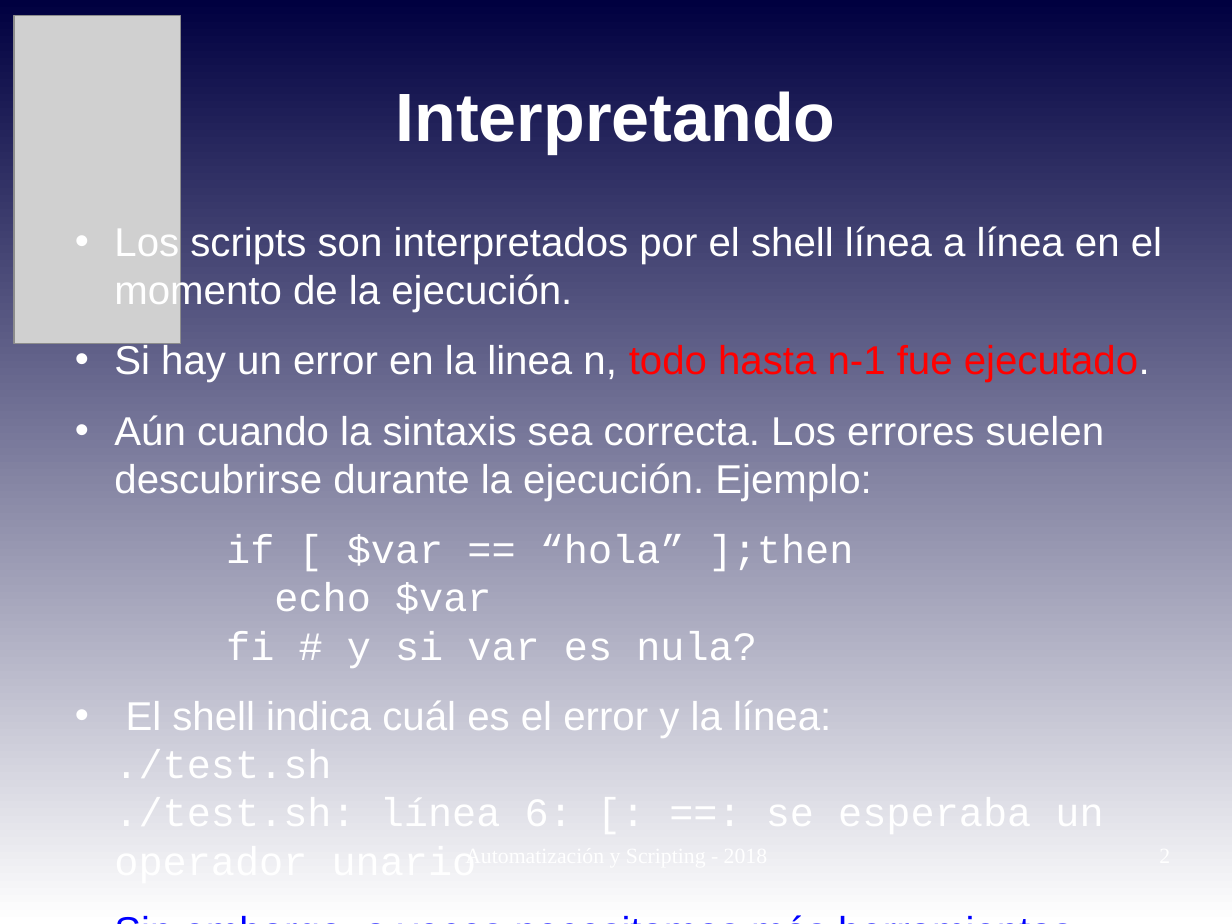
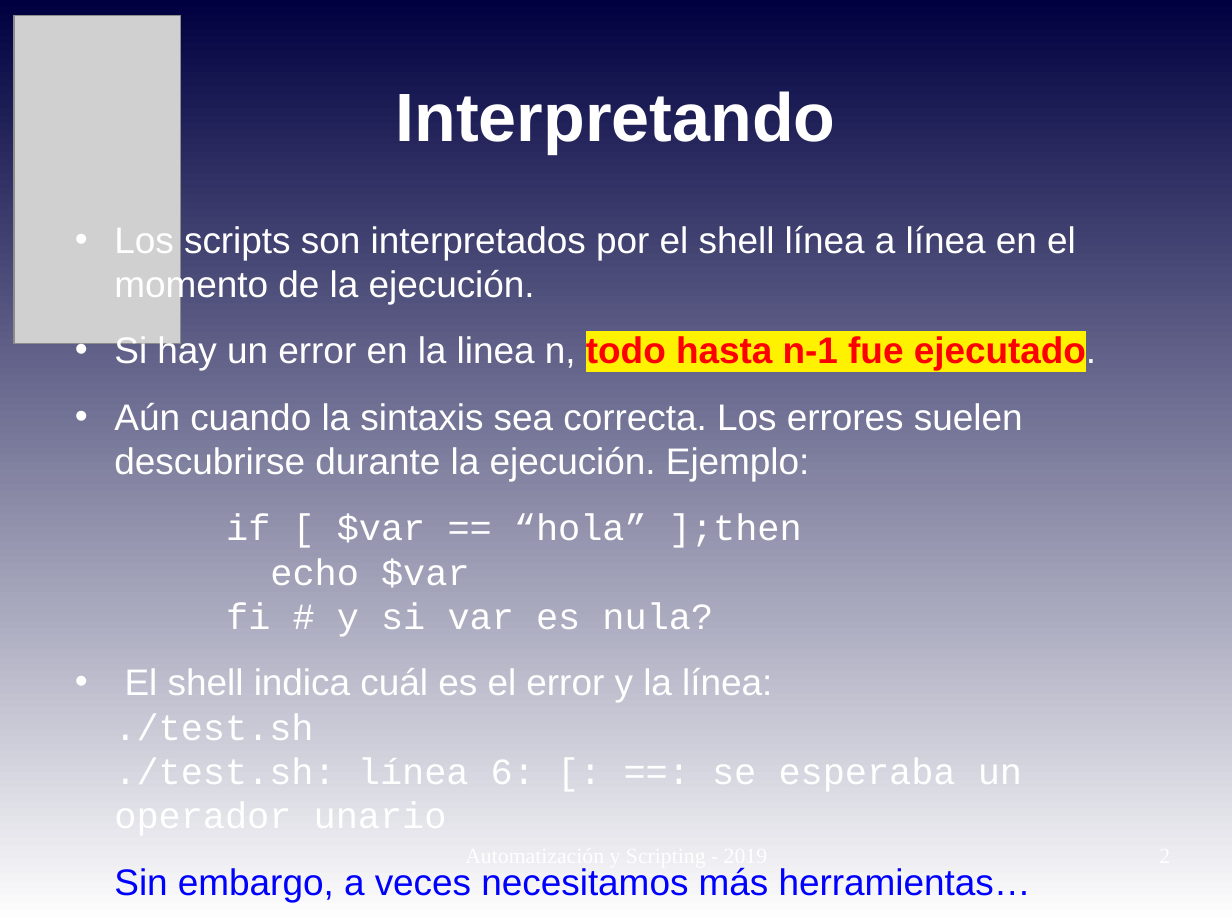
Before and after one commit to niniadcobre/-AutoyScripting, a slide deck: slide 2 of clases/AYS_clase07.odp. Drawn at 1232x924 pixels with LibreOffice and Linux fonts; fonts in the diff are those of the drawing; grey boxes stand for pictures. Boxes give left, top, right and bottom in pixels: in the first picture for what was removed or moved away, otherwise in the second. Text is boxed around its words. In the diff, an @@ line names an element or a change of style, - is before the commit and + after.

```diff
--- a/clases/AYS_clase07.odp
+++ b/clases/AYS_clase07.odp
@@ text "Los scripts son interpretados por ..." at box(114, 226, 1096, 902): size 25.9 to 23.8 pt; highlight none to #FFF200, bold on in "todo hasta n-1 fue ejecutado." @@
@@ text added at box(465, 844, 768, 868), 14 pt, text #FFFFFF @@
+Automatización y Scripting - 2019
```
Also in this commit, not shown: 3 other slides changed, 1 other file.
